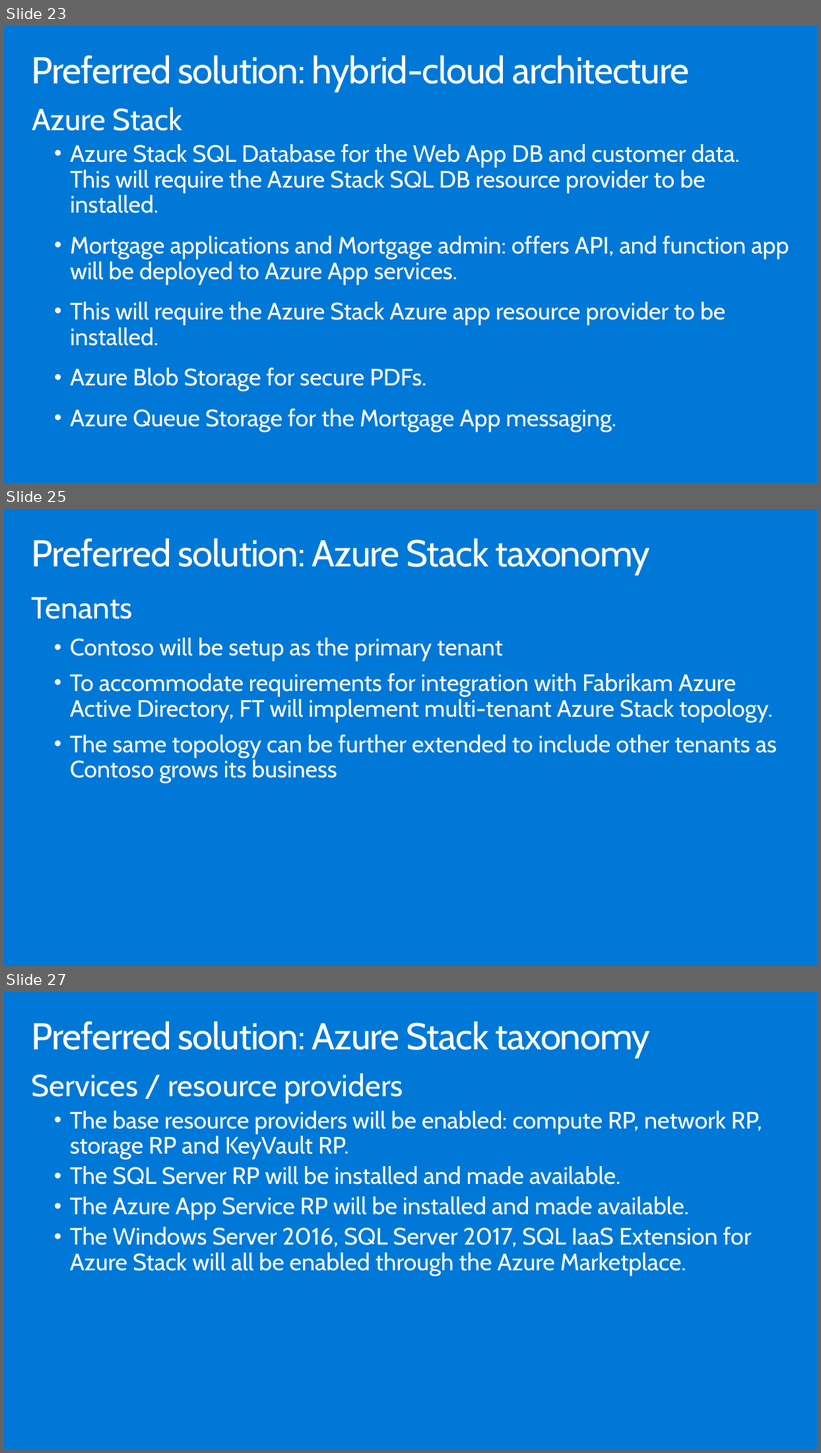
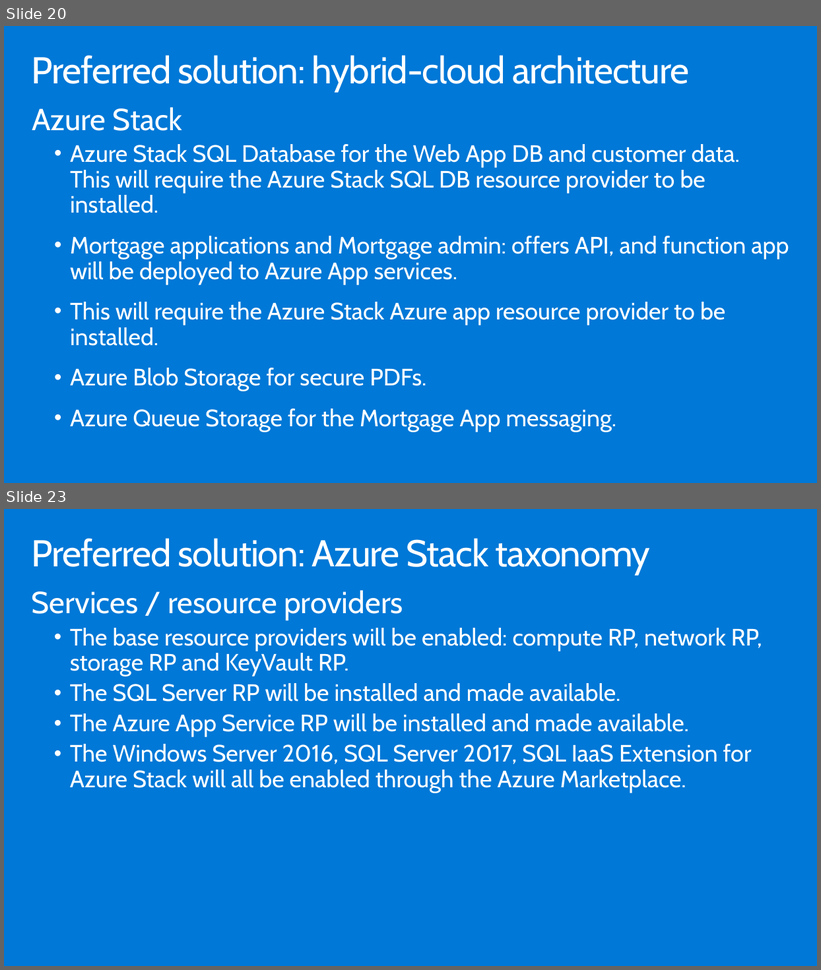
Before and after one commit to Microsoft/MCW-Azure-Stack, a slide deck: Whiteboard design session/WDS trainer presentation - Azure Stack.pptx. Shown one above the other, each under a label of ours: slides 23, 25 and 27 before the commit, slides 20 and 23 after it; the slides between them are not shown. The pictures are 821x1453 and 821x970 pixels, drawn with LibreOffice and Linux fonts; fonts in the diff are those of the drawing. Boxes give left, top, right and bottom in pixels: in the first picture for what was removed or moved away, otherwise in the second. Text is boxed around its words. In the diff, an @@ line names an element or a change of style, - is before the commit and + after.

```diff
--- a/Whiteboard design session/WDS trainer presentation - Azure Stack.pptx
+++ b/Whiteboard design session/WDS trainer presentation - Azure Stack.pptx
@@ slide 25 removed at [4, 509, 817, 966], background #0078D7 @@
@@ title removed at [32, 538, 651, 575] @@
-Preferred solution: Azure Stack taxonomy
@@ text removed at [32, 597, 777, 784] @@
-Tenants
-  • Contoso will be setup as the primary tenant
-  • To accommodate requirements for integration with Fabrikam Azure Active Directory, FT will implement multi-tenant Azure Stack topology.
-  • The same topology can be further extended to include other tenants as Contoso grows its business
@@ what was slide 23 is now slide 20 @@
@@ what was slide 27 is now slide 23 @@
```
Also in this commit, not shown: 6 slides changed, 4 other slides removed, 44 other files.
